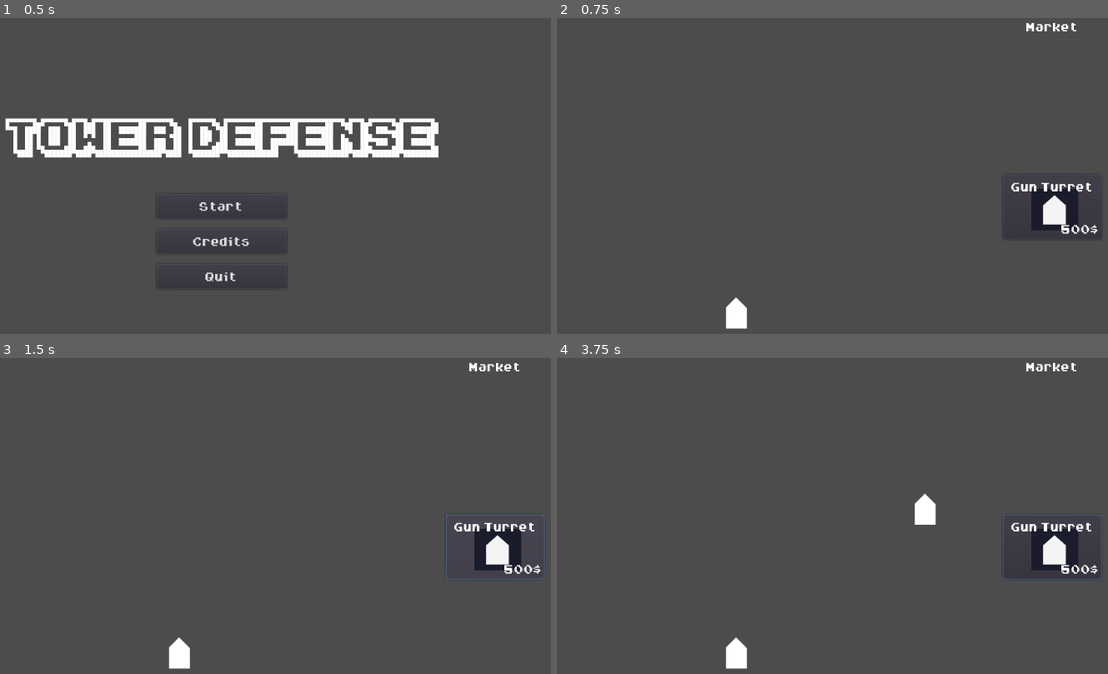
Above: before the commit, frames 1-4 (two rows, left to right).
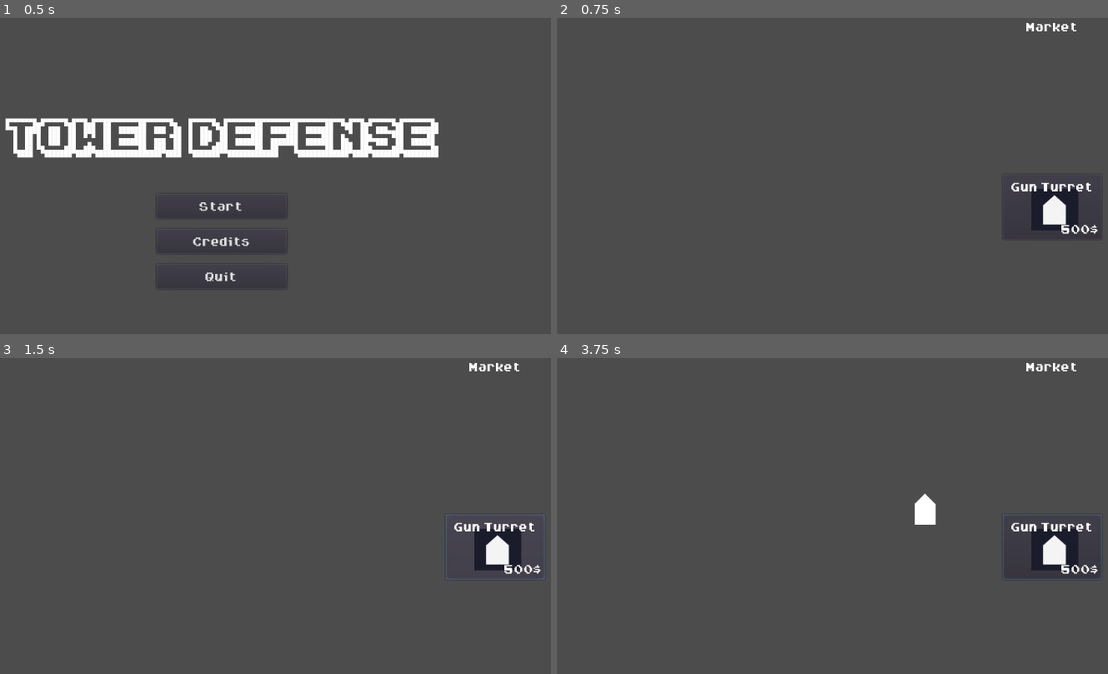
Above: after the commit, the same moments.

Repository: Godot-Wild-Jam-22-Team/TowerDefense
Game: Godot game, scene res://GUI/StartScreen.tscn
Two runs of this game, one before a commit and one after it. Both use one fixed random seed, a clock stepped at 60 frames per second and the inputs below.
Inputs (mouse positions are in pixels of both pictures, inside the frame that each line leads up to):
- Up to frame 1 (0.5 s): no input
- Up to frame 2 (0.75 s): click "Start" at 0.5 s
- Up to frame 3 (1.5 s): click "Gun Turret" at 1.25 s
- Up to frame 4 (3.75 s): click "Gun Turret" at 2 s; click "Gun Turret" at 2.75 s; tap Enter at 3.5 s; move the mouse to (926, 512) at 3.52 s; press the mouse at (926, 512) at 3.53 s

Frame 1 is identical in both runs. In frame 2, 0.3% of the frame differs, in the area x 30-35%, y 88-99%; in frame 3, 0.3%; in frame 4, 0.3%.

Commit message:
Adding rough enemy movement.

Diff:
--- /dev/null
+++ b/GWJ22/Enemy.gd
@@ -0,0 +1,9 @@
+extends Path2D
+
+onready var follow = get_node("PathFollow2D")
+
+func _ready():
+	set_process(true)
+
+func _process(delta):
+	follow.set_offset(follow.get_offset() + 350 * delta)
--- /dev/null
+++ b/GWJ22/Enemy.tscn
@@ -0,0 +1,32 @@
+[gd_scene load_steps=5 format=2]
+
+[ext_resource path="res://Assets/Sprites/enemy.png" type="Texture" id=1]
+[ext_resource path="res://Enemy.gd" type="Script" id=2]
+
+[sub_resource type="Curve2D" id=1]
+_data = {
+"points": PoolVector2Array( 0, 0, 0, 0, 59.7955, 22.7568, 0, 0, 0, 0, 59.7955, 99.3218, 0, 0, 0, 0, 275.348, 98.8341 )
+}
+
+[sub_resource type="RectangleShape2D" id=2]
+extents = Vector2( 8, 8 )
+
+[node name="Enemy" type="Path2D"]
+curve = SubResource( 1 )
+script = ExtResource( 2 )
+
+[node name="PathFollow2D" type="PathFollow2D" parent="."]
+position = Vector2( 59.7955, 22.7568 )
+rotation = 1.5708
+
+[node name="KinematicBody2D" type="KinematicBody2D" parent="PathFollow2D"]
+__meta__ = {
+"_edit_group_": true
+}
+
+[node name="Sprite" type="Sprite" parent="PathFollow2D/KinematicBody2D"]
+texture = ExtResource( 1 )
+
+[node name="CollisionShape2D" type="CollisionShape2D" parent="PathFollow2D/KinematicBody2D"]
+visible = false
+shape = SubResource( 2 )
--- a/GWJ22/Game.tscn
+++ b/GWJ22/Game.tscn
@@ -1,9 +1,8 @@
-[gd_scene load_steps=5 format=2]
+[gd_scene load_steps=4 format=2]
 
 [ext_resource path="res://Game.gd" type="Script" id=1]
 [ext_resource path="res://GUI/PauseMenu.tscn" type="PackedScene" id=2]
 [ext_resource path="res://GUI/Marketplace.tscn" type="PackedScene" id=3]
-[ext_resource path="res://Defenses/Turrets/Turret.tscn" type="PackedScene" id=4]
 
 [node name="Game" type="Node"]
 script = ExtResource( 1 )
@@ -19,9 +18,6 @@
 [node name="Defenses" type="Node" parent="."]
 pause_mode = 1
 
-[node name="Turret" parent="Defenses" instance=ExtResource( 4 )]
-position = Vector2( 446.775, 491.167 )
-
 [node name="PauseScreen" type="CanvasLayer" parent="."]
 
 [node name="PauseMenu" parent="PauseScreen" instance=ExtResource( 2 )]
@@ -29,4 +25,3 @@
 [node name="MarketLayer" type="CanvasLayer" parent="."]
 
 [node name="Marketplace" parent="MarketLayer" instance=ExtResource( 3 )]
-[connection signal="shoot" from="Defenses/Turret" to="." method="_on_Turret_shoot"]
